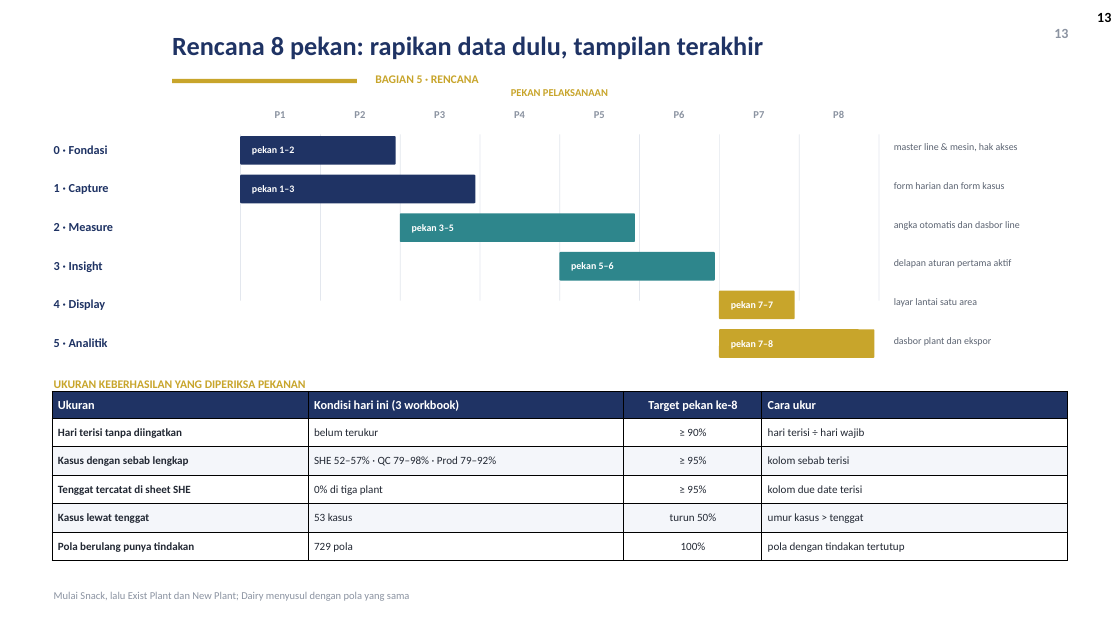
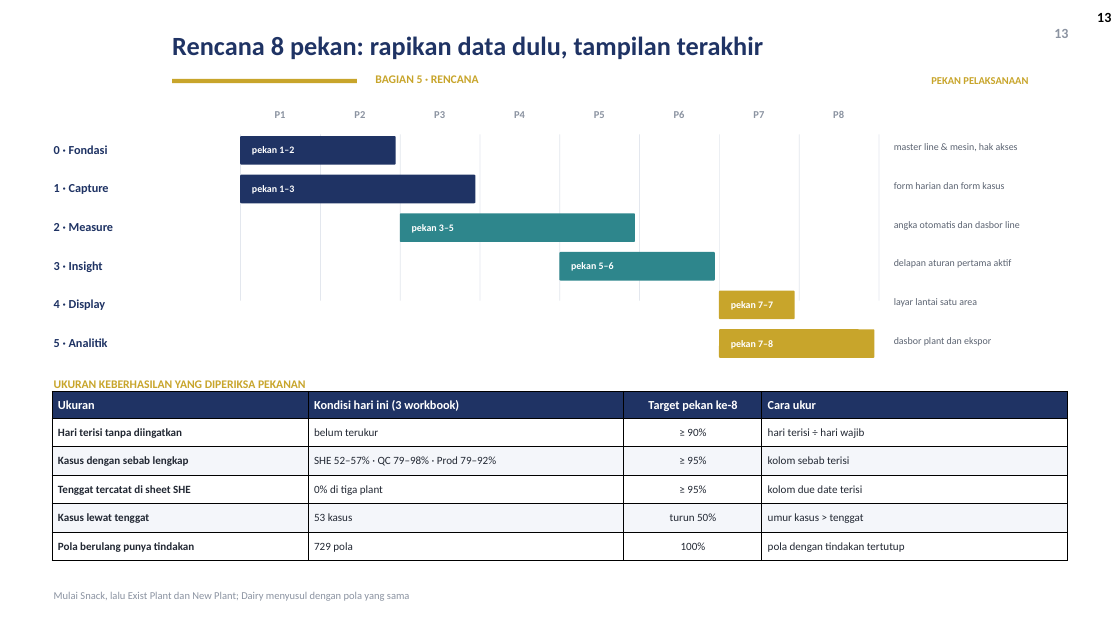
Before and after one commit to GalaxyDust/DailyMonitoringSystem_App, a slide deck: slide 13 of docs/DMS_Digitalisasi_v1.pptx. Drawn at 1120x630 pixels with LibreOffice and Linux fonts; fonts in the diff are those of the drawing; background and template pictures are left out. Boxes give left, top, right and bottom in pixels: in the first picture for what was removed or moved away, otherwise in the second. Text is boxed around its words. In the diff, an @@ line names an element or a change of style, - is before the commit and + after.

Commit message:
docs(ppt): rapikan sisa slide (label, ornamen, ukuran teks mockup dan tabel)

```diff
--- a/docs/DMS_Digitalisasi_v1.pptx
+++ b/docs/DMS_Digitalisasi_v1.pptx
@@ text "PEKAN PELAKSANAAN" moved from (x1=511, y1=89, x2=608, y2=96) to (x1=931, y1=77, x2=1028, y2=84) @@
```
Also in this commit, not shown: 6 other slides changed, 1 other file.
